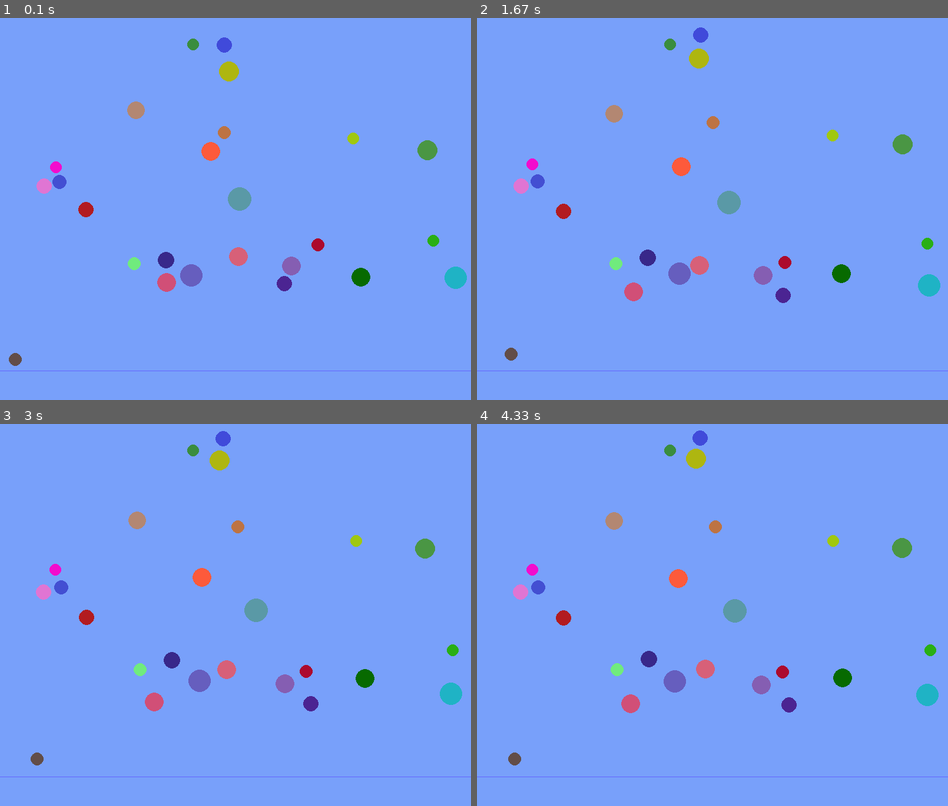
Above: before the commit, frames 1-4 (two rows, left to right).
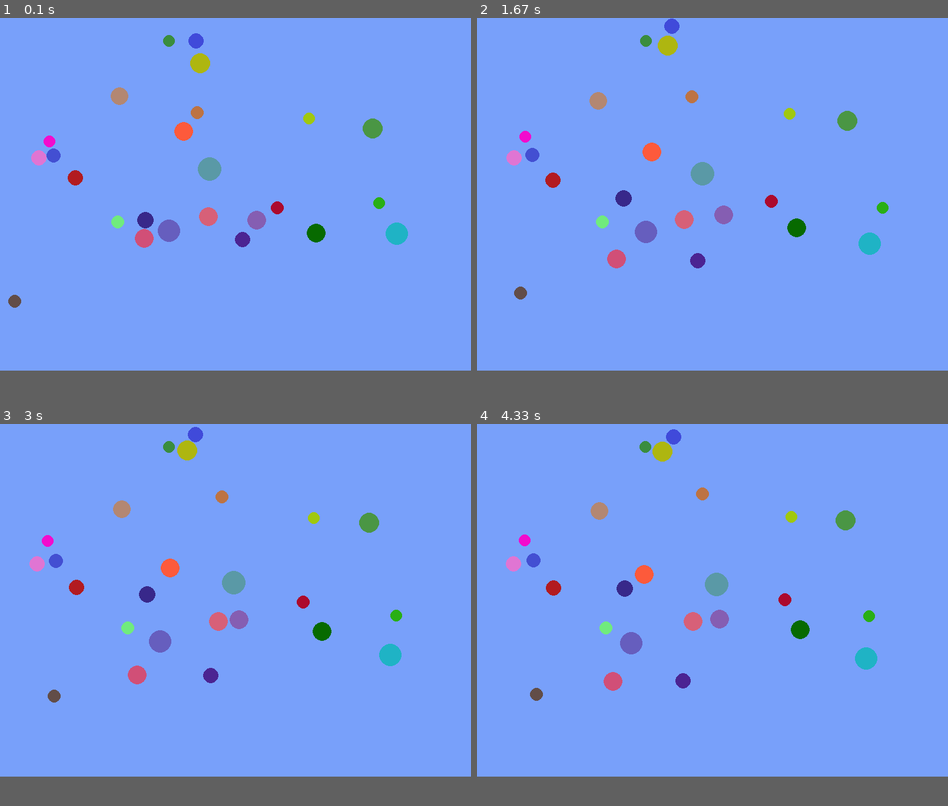
Above: after the commit, the same moments.

Repository: maciejbac/pyGame
Game: pygame game, started from main.py
Same seed, same stepped clock (60 frames per second), same inputs: the game is played once before the commit and once after it.
Inputs:
- Up to frame 1 (0.1 s): no input
- Up to frame 2 (1.67 s): no input
- Up to frame 3 (3 s): no input
- Up to frame 4 (4.33 s): no input
In our replay, the window is 800x650 before the commit and 800x600 after it. These sizes can differ from the game's own. Grey fills any space a smaller window leaves; there, only what the larger window draws over its background counts as a difference.

The runs differ from the first frame. In frame 1, 6.1% of the frame differs, in the area x 0-100%, y 4-93%; in frame 2, 5.9%; in frame 3, 6.0%; in frame 4, 6.0%.

Commit message:
Added lower and right boundary margin

Diff:
--- a/main.py
+++ b/main.py
@@ -10,17 +10,19 @@
 RED = (255, 0, 0)
 running = True
 (window_width, window_height) = (800, 600)
+(game_width, game_height) = (window_width - 100, window_height - 100)
+
 background_color = (120, 160, 250)
 pygame.display.set_caption('Ball game')
 particle_count = 25
 gravity = 'off'
 gravity = (math.pi, 0.02)
-mass_of_air = 0.2
+mass_of_air = 0.1
 elasticity = 0.95
 particle_max_size = 20
 
 # Initialize the screen object
-screen = pygame.display.set_mode((window_width, window_height + 50))
+screen = pygame.display.set_mode((window_width, window_height))
 
 # Initialize empty particle array
 my_particles = []
@@ -62,8 +64,8 @@
 
     # if statements that detect and respond to collisions. Each if statement handles 1 out of 4 sides of the window.
     def bounce(self):
-        if self.x > window_width - self.size:
-            self.x = 2 * (window_width - self.size) - self.x
+        if self.x > game_width - self.size:
+            self.x = 2 * (game_width - self.size) - self.x
             self.angle = - self.angle
             self.speed *= elasticity
 
@@ -72,8 +74,8 @@
             self.angle = - self.angle
             self.speed *= elasticity
 
-        if self.y > window_height - self.size:
-            self.y = 2 * (window_height - self.size) - self.y
+        if self.y > game_height - self.size:
+            self.y = 2 * (game_height - self.size) - self.y
             self.angle = math.pi - self.angle
             self.speed *= elasticity
 
@@ -130,8 +132,8 @@
     particle_size = random.randint(10, particle_max_size)
     particle_density = 1.00
 
-    particle_x = random.randint(particle_size, window_width - particle_size)
-    particle_y = random.randint(particle_size, window_height - particle_size)
+    particle_x = random.randint(particle_size, game_width - particle_size)
+    particle_y = random.randint(particle_size, game_height - particle_size)
 
     particle = Particle(particle_x, particle_y, particle_size, particle_density * particle_size ** 2)
     # particle.colour = (200 - particle_density * 10, 200 - particle_density * 10, 255)
@@ -176,5 +178,4 @@
             collide(particle, particle2)
 
     # Swap the frame buffer
-    pygame.draw.line(screen, (100, 100, 255), (0, window_height), (window_width, window_height))
     pygame.display.flip()
